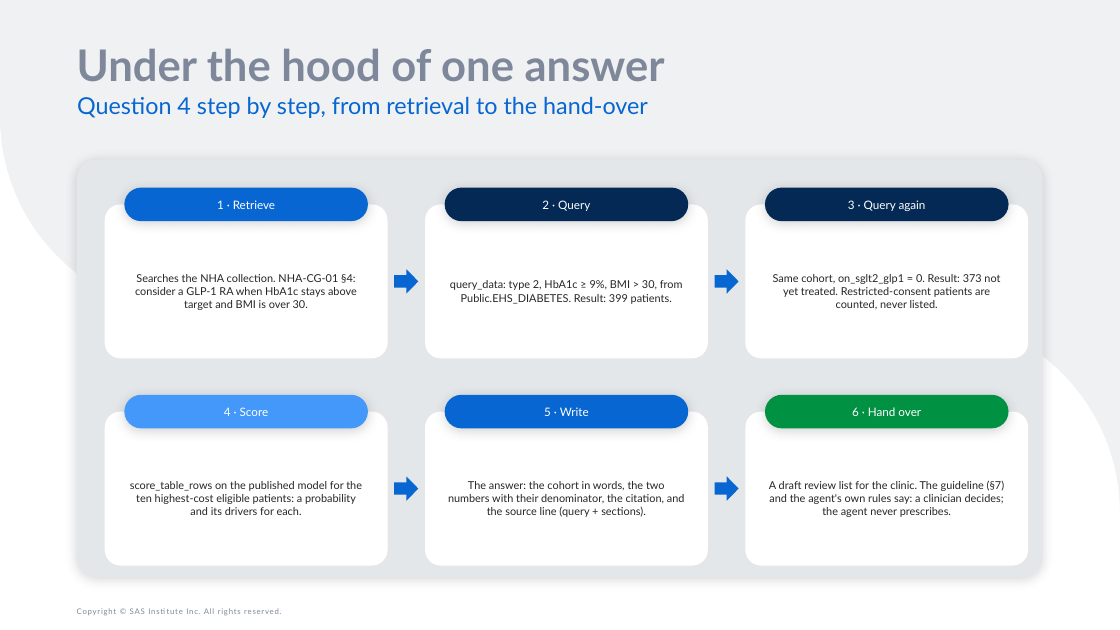
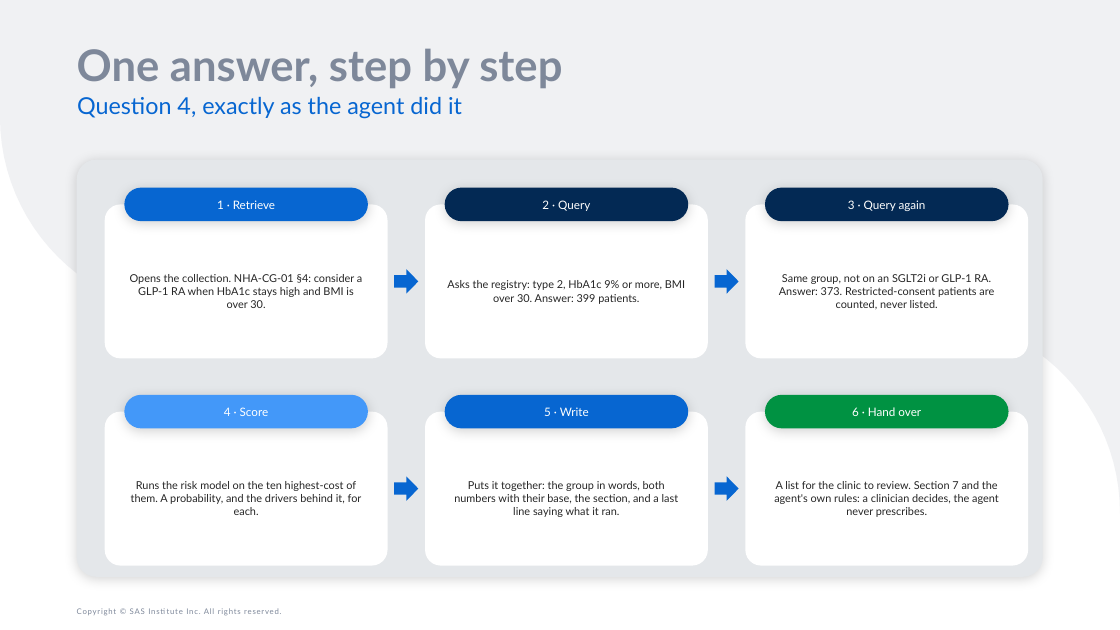
Before and after one commit to raedaldweik/Agentic-Bootcamp, a slide deck: slide 17 of Day1/Agentic_AI_Overview_and_Live_Demo/Agentic_AI_Overview_and_Live_Demo.pptx. Drawn at 1120x630 pixels with LibreOffice and Linux fonts; fonts in the diff are those of the drawing. Boxes give left, top, right and bottom in pixels: in the first picture for what was removed or moved away, otherwise in the second. Text is boxed around its words. In the diff, an @@ line names an element or a change of style, - is before the commit and + after.

```diff
--- a/Day1/Agentic_AI_Overview_and_Live_Demo/Agentic_AI_Overview_and_Live_Demo.pptx
+++ b/Day1/Agentic_AI_Overview_and_Live_Demo/Agentic_AI_Overview_and_Live_Demo.pptx
@@ title at [77, 48, 562, 88]: text changed @@
-Under the hood of one answer
+One answer, step by step
@@ text at [77, 96, 462, 119]: text changed @@
-Question 4 step by step, from retrieval to the hand-over
+Question 4, exactly as the agent did it
@@ text at [130, 274, 362, 308]: text changed @@
-Searches the NHA collection. NHA-CG-01 §4: consider a GLP-1 RA when HbA1c stays above target and BMI is over 30.
+Opens the collection. NHA-CG-01 §4: consider a GLP-1 RA when HbA1c stays high and BMI is over 30.
@@ text at [447, 280, 685, 304]: text changed @@
-query_data: type 2, HbA1c ≥ 9%, BMI > 30, from Public.EHS_DIABETES. Result: 399 patients.
+Asks the registry: type 2, HbA1c 9% or more, BMI over 30. Answer: 399 patients.
@@ text at [779, 274, 994, 309]: text changed @@
-Same cohort, on_sglt2_glp1 = 0. Result: 373 not yet treated. Restricted-consent patients are counted, never listed.
+Same group, not on an SGLT2i or GLP-1 RA. Answer: 373. Restricted-consent patients are counted, never listed.
@@ text at [131, 481, 362, 515]: text changed @@
-score_table_rows on the published model for the ten highest-cost eligible patients: a probability and its drivers for each.
+Runs the risk model on the ten highest-cost of them. A probability, and the drivers behind it, for each.
@@ text at [454, 481, 679, 517]: text changed @@
-The answer: the cohort in words, the two numbers with their denominator, the citation, and the source line (query + sections).
+Puts it together: the group in words, both numbers with their base, the section, and a last line saying what it ran.
@@ text at [774, 481, 999, 517]: text changed @@
-A draft review list for the clinic. The guideline (§7) and the agent's own rules say: a clinician decides; the agent never prescribes.
+A list for the clinic to review. Section 7 and the agent's own rules: a clinician decides, the agent never prescribes.
```
Also in this commit, not shown: 21 other slides changed, 2 other files.
